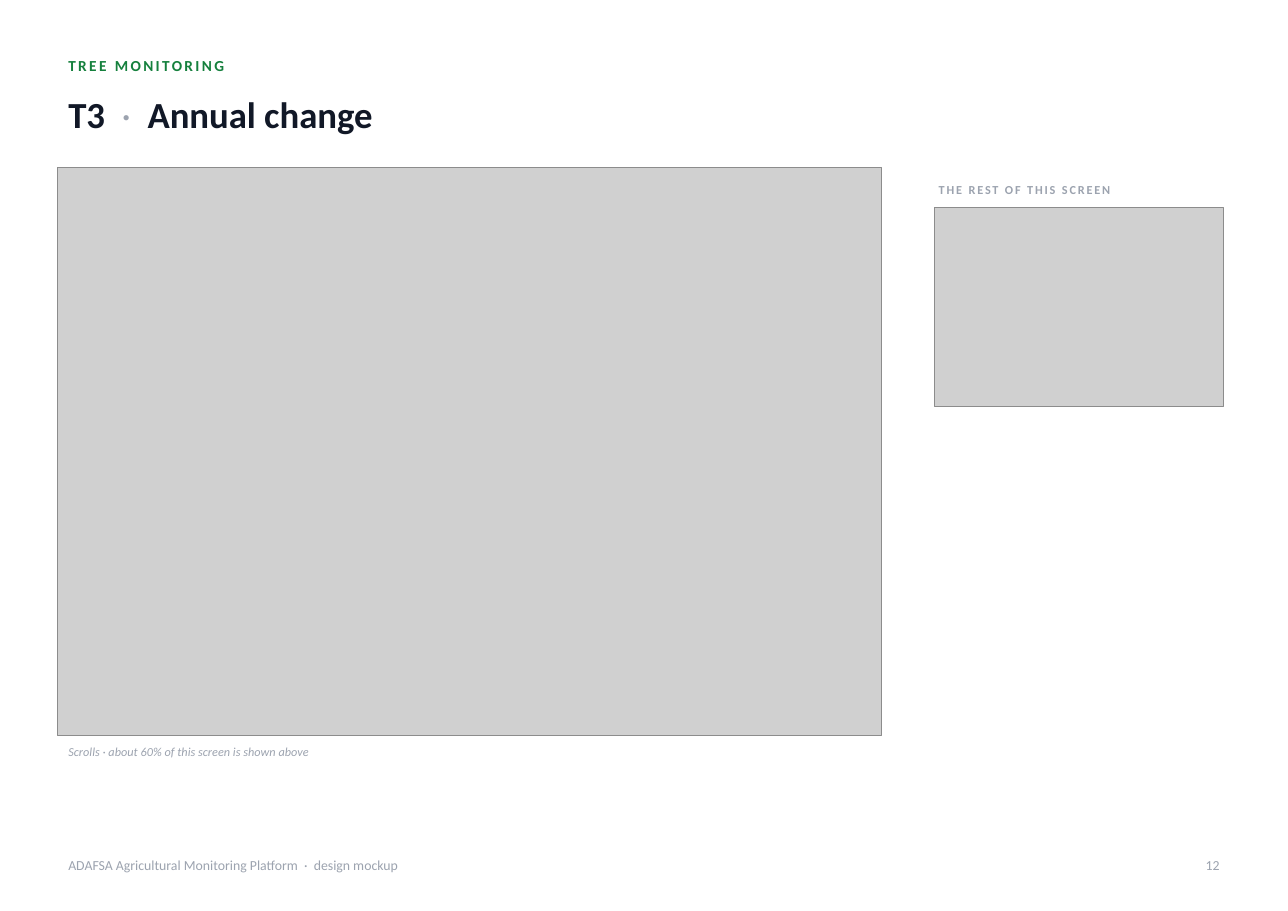
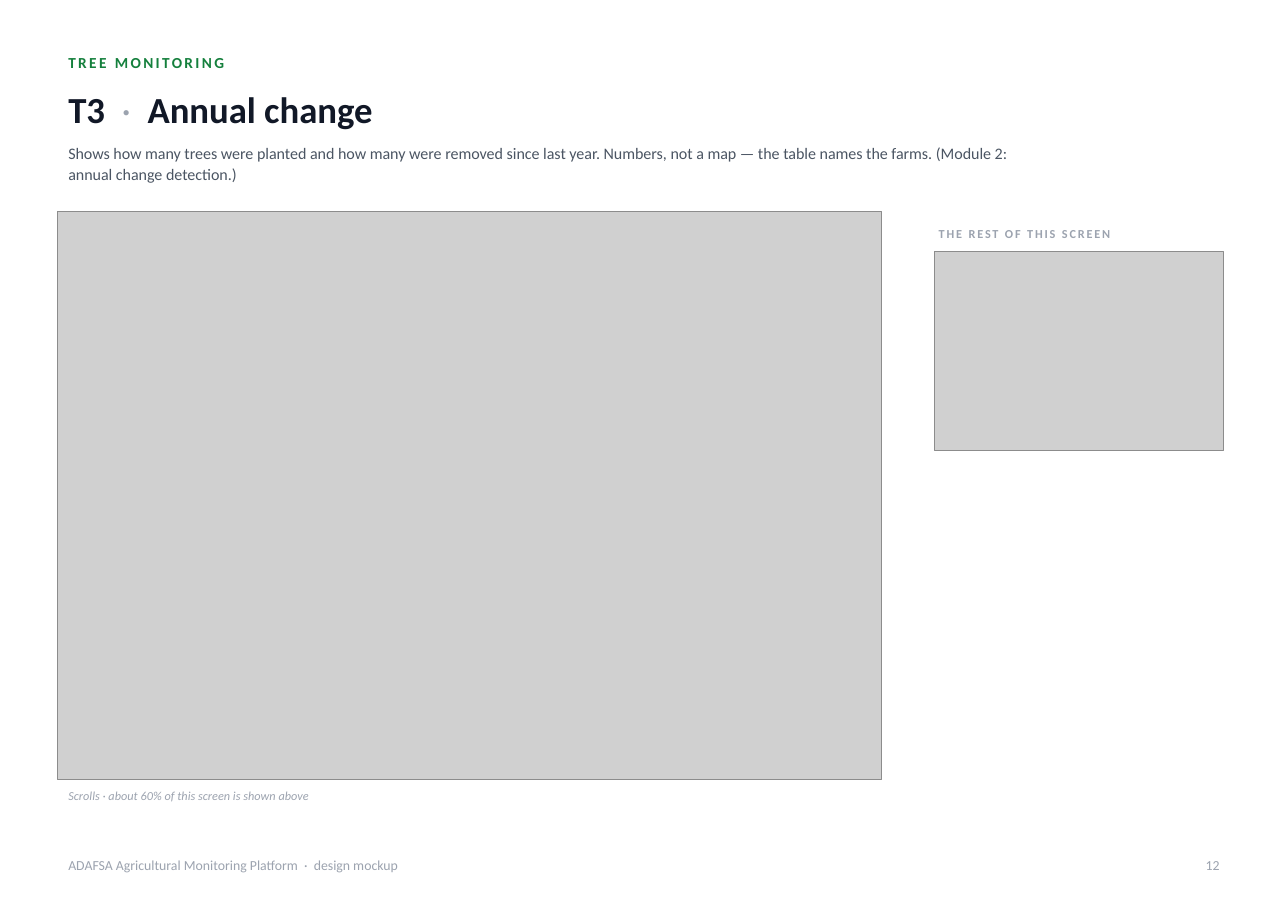
Before and after one commit to romainbigare/adafsa-mockup, a slide deck: slide 12 of docs/ADAFSA_Platform_Screens.pptx. Drawn at 1288x911 pixels with LibreOffice and Linux fonts; fonts in the diff are those of the drawing; grey boxes stand for pictures. Boxes give left, top, right and bottom in pixels: in the first picture for what was removed or moved away, otherwise in the second. Text is boxed around its words. In the diff, an @@ line names an element or a change of style, - is before the commit and + after.

```diff
--- a/docs/ADAFSA_Platform_Screens.pptx
+++ b/docs/ADAFSA_Platform_Screens.pptx
@@ text "T3 · Annual change": place and size @@
-text "T3 · Annual change" at (68, 102, 372, 135)
+text "T3 · Annual change" at (68, 97, 372, 130)
@@ text added at (68, 147, 1007, 183), 10.5 pt, text #4B5563 @@
+Shows how many trees were planted and how many were removed since last year. Numbers, not a map — the table names the farms. (Module 2: annual change detection.)
@@ 2 pictures, 2 texts: place and size @@
-2 pictures, 2 texts at (57, 167, 1223, 757)
+2 pictures, 2 texts at (57, 212, 1223, 801)
```
Also in this commit, not shown: 19 other slides changed, 3 other files.
